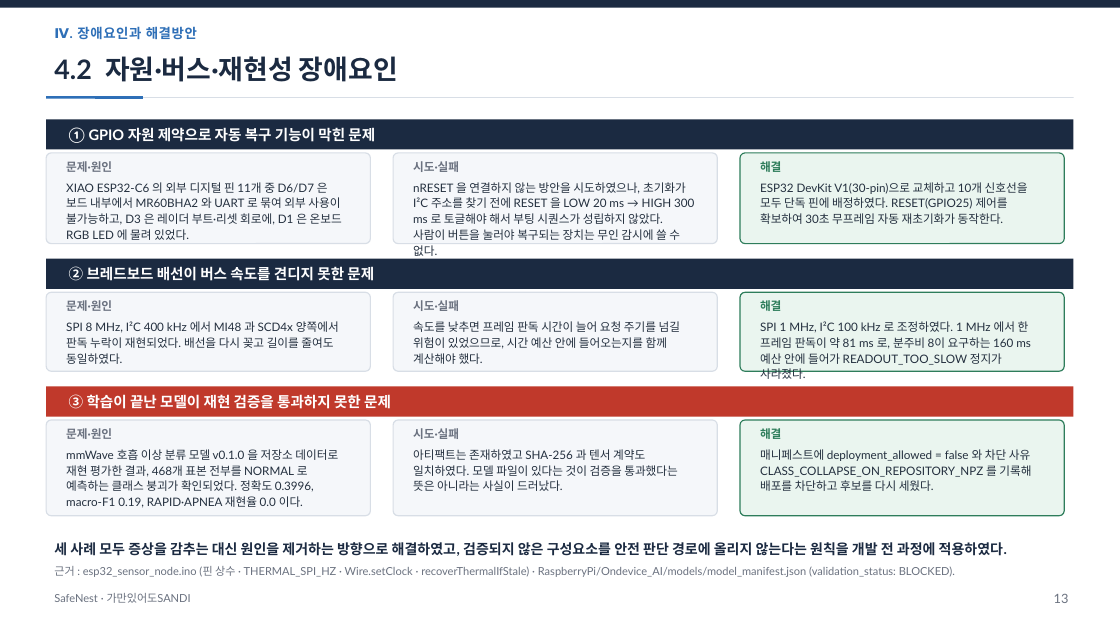
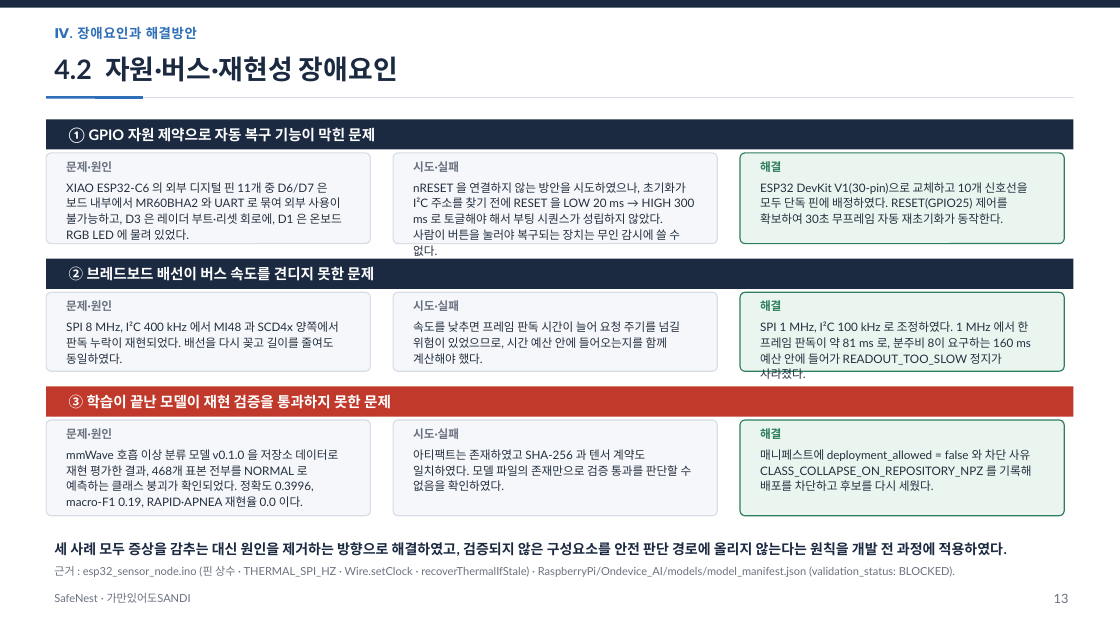
Before and after one commit to jinsu1011/safenest-embedded-competition, a slide deck: slide 14 of final-report/2026ESWContest_자유공모_가만있어도SANDI_개발완료보고서.pptx. Drawn at 1120x630 pixels with LibreOffice and Linux fonts; fonts in the diff are those of the drawing. Boxes give left, top, right and bottom in pixels: in the first picture for what was removed or moved away, otherwise in the second. Text is boxed around its words. In the diff, an @@ line names an element or a change of style, - is before the commit and + after.

```diff
--- a/final-report/2026ESWContest_자유공모_가만있어도SANDI_개발완료보고서.pptx
+++ b/final-report/2026ESWContest_자유공모_가만있어도SANDI_개발완료보고서.pptx
@@ text at (x1=413, y1=449, x2=692, y2=491): text changed @@
-아티팩트는 존재하였고 SHA-256 과 텐서 계약도 일치하였다. 모델 파일이 있다는 것이 검증을 통과했다는 뜻은 아니라는 사실이 드러났다.
+아티팩트는 존재하였고 SHA-256 과 텐서 계약도 일치하였다. 모델 파일의 존재만으로 검증 통과를 판단할 수 없음을 확인하였다.
```
Also in this commit, not shown: 8 other slides changed, 12 other files.
